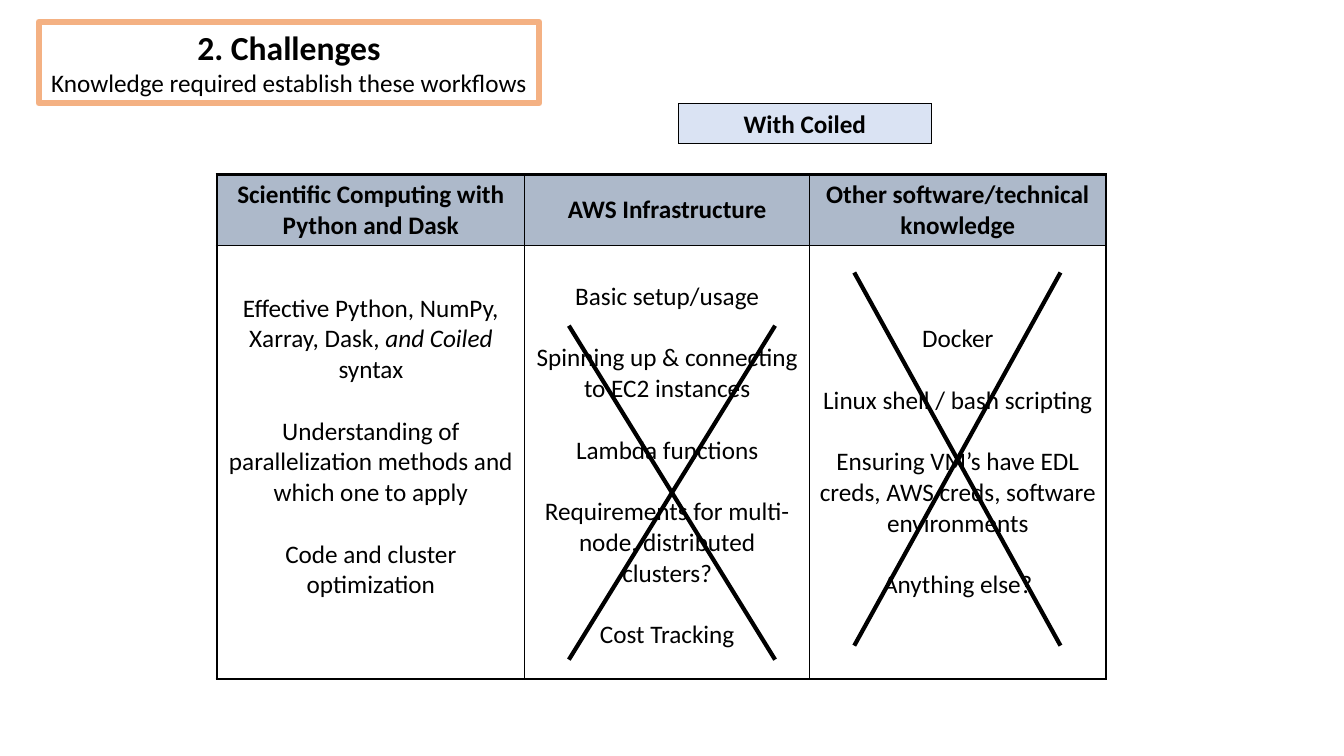
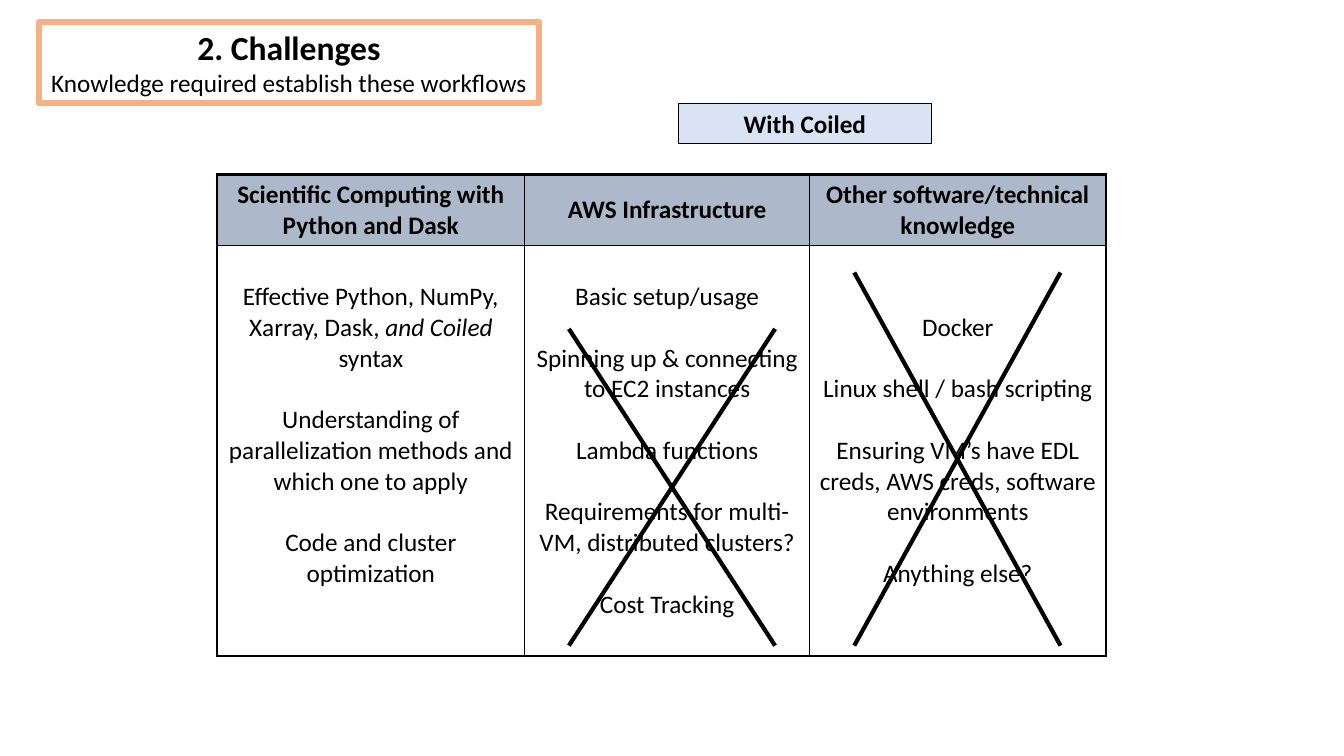
Before and after one commit to DeanHenze/cloud_earthdata, a slide deck: slide 13 of coiled/Coiled_presentation.pptx. Drawn at 1344x756 pixels with LibreOffice and Linux fonts; fonts in the diff are those of the drawing. Boxes give left, top, right and bottom in pixels: in the first picture for what was removed or moved away, otherwise in the second. Text is boxed around its words. In the diff, an @@ line names an element or a change of style, - is before the commit and + after.

```diff
--- a/coiled/Coiled_presentation.pptx
+++ b/coiled/Coiled_presentation.pptx
@@ table at (x1=217, y1=174, x2=1106, y2=655) @@
-row 2, column 2: Basic setup/usage / Spinning up & connecting to EC2 instances / Lambda functions / Requirements for multi-node, distributed clusters? / Cost Tracking
+row 2, column 2: Basic setup/usage / Spinning up & connecting to EC2 instances / Lambda functions / Requirements for multi-VM, distributed clusters? / Cost Tracking
@@ line moved from (569, 326) - (775, 659) to (569, 329) - (775, 646) @@
@@ line moved from (775, 326) - (569, 659) to (775, 329) - (569, 646) @@
```
Also in this commit, not shown: 4 other slides changed, 2 other files.
